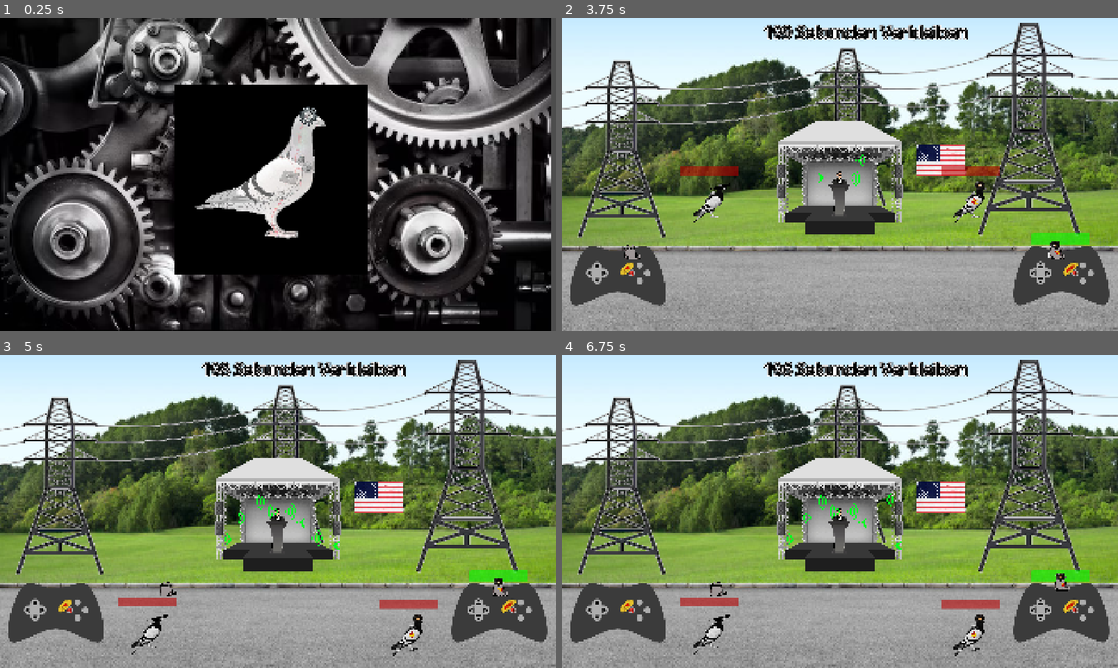
Above: before the commit, frames 1-4 (two rows, left to right).
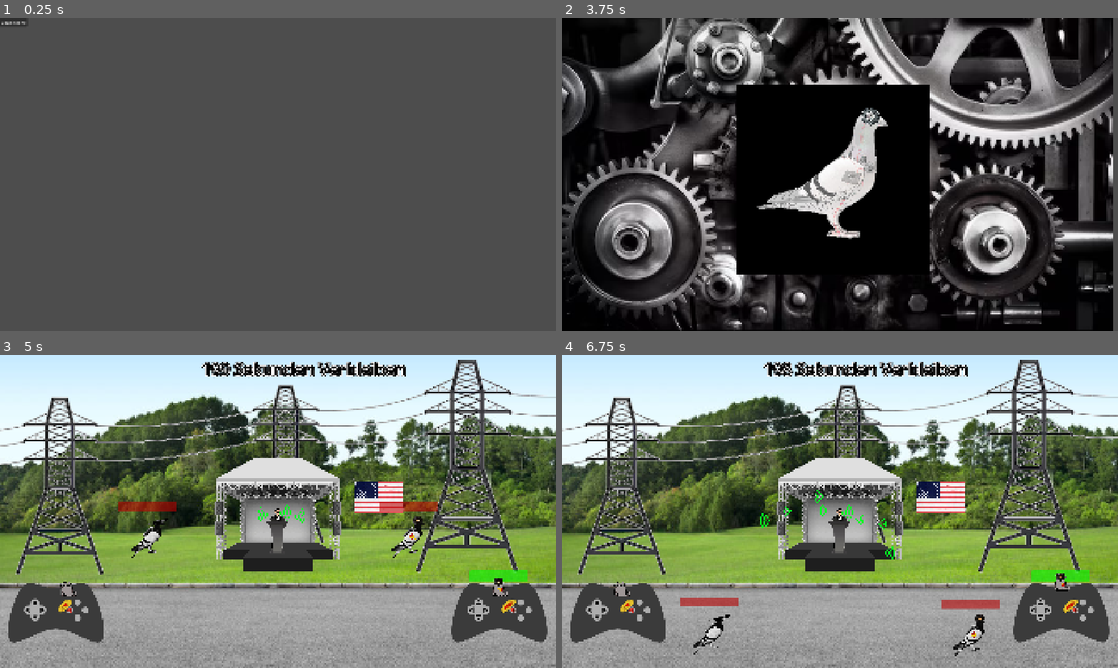
Above: after the commit, the same moments.

Repository: SteakSalkin/uol.gamejam12
Game: Godot game, scene res://start_scene.tscn
The game is run twice, just before and just after one commit, with the same random seed, the same clock (stepped at 60 frames per second) and the same inputs. Before the commit the project starts from res://loading_screen.tscn.
Inputs (mouse positions are in pixels of both pictures, inside the frame that each line leads up to):
- Up to frame 1 (0.25 s): no input
- Up to frame 2 (3.75 s): tap Enter (ui_accept) at 0.5, 0.77, 2, 2.27, 2.75, 3.5 s; hold D (player1right) 0.53-1.25 s; tap Shift (player1attack) at 0.6 s; click (573, 21) at 1.25 s, where only the run after the commit has a clickable "Load scene"; hold D (player1right) 2.03-2.78 s; tap E (player2attack) at 2.1 s; hold A (player1left) 2.78-3.53 s; tap Down (player2down) at 2.85 s; hold D (player1right) from 3.53 s (still down); tap Left (player2left) at 3.6 s
- Up to frame 3 (5 s): keep holding D (player1right); tap Enter (ui_accept) at 3.77, 4.52 s; tap Right (player2right) at 4.35 s
- Up to frame 4 (6.75 s): release D (player1right) at 5.03 s; hold A (player1left) 5.03-5.78 s; tap Up (player2up) at 5.1 s; tap Enter (ui_accept) at 5.27 s; hold D (player1right) 5.78-6.53 s; tap Shift (player1attack) at 5.85 s; hold A (player1left) from 6.53 s (still down); tap E (player2attack) at 6.6 s

The runs differ from the first frame. In frame 1, 87% of the frame differs, in the area x 0-100%, y 0-100%; in frame 2, 95%; in frame 3, 2.8%; in frame 4, 0.6%.

Commit message:
start scene error fix

Diff:
--- a/project.godot
+++ b/project.godot
@@ -11,7 +11,7 @@
 [application]
 
 config/name="perry"
-run/main_scene="uid://c3u7tje7oe6ak"
+run/main_scene="uid://d32o68iy8va4r"
 config/features=PackedStringArray("4.5", "GL Compatibility")
 boot_splash/show_image=false
 boot_splash/image="res://assets/pigeon-drone.png"
Not shown, changed: start_scene.gd.uid
Not shown: 1 places in start_scene.tscn that only renumber resources
Not shown, removed: loading_screen.tscn15792479895.tmp
